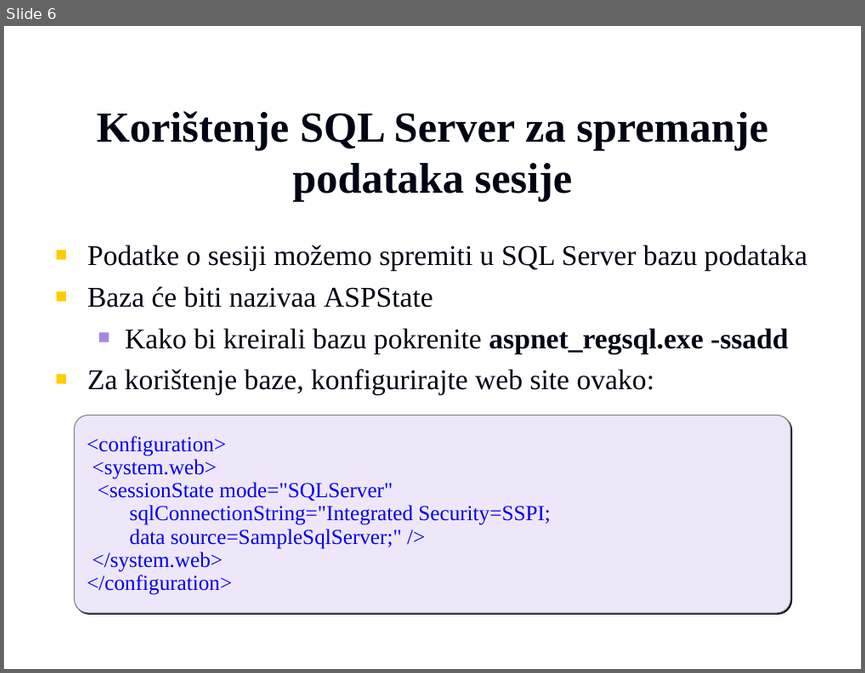
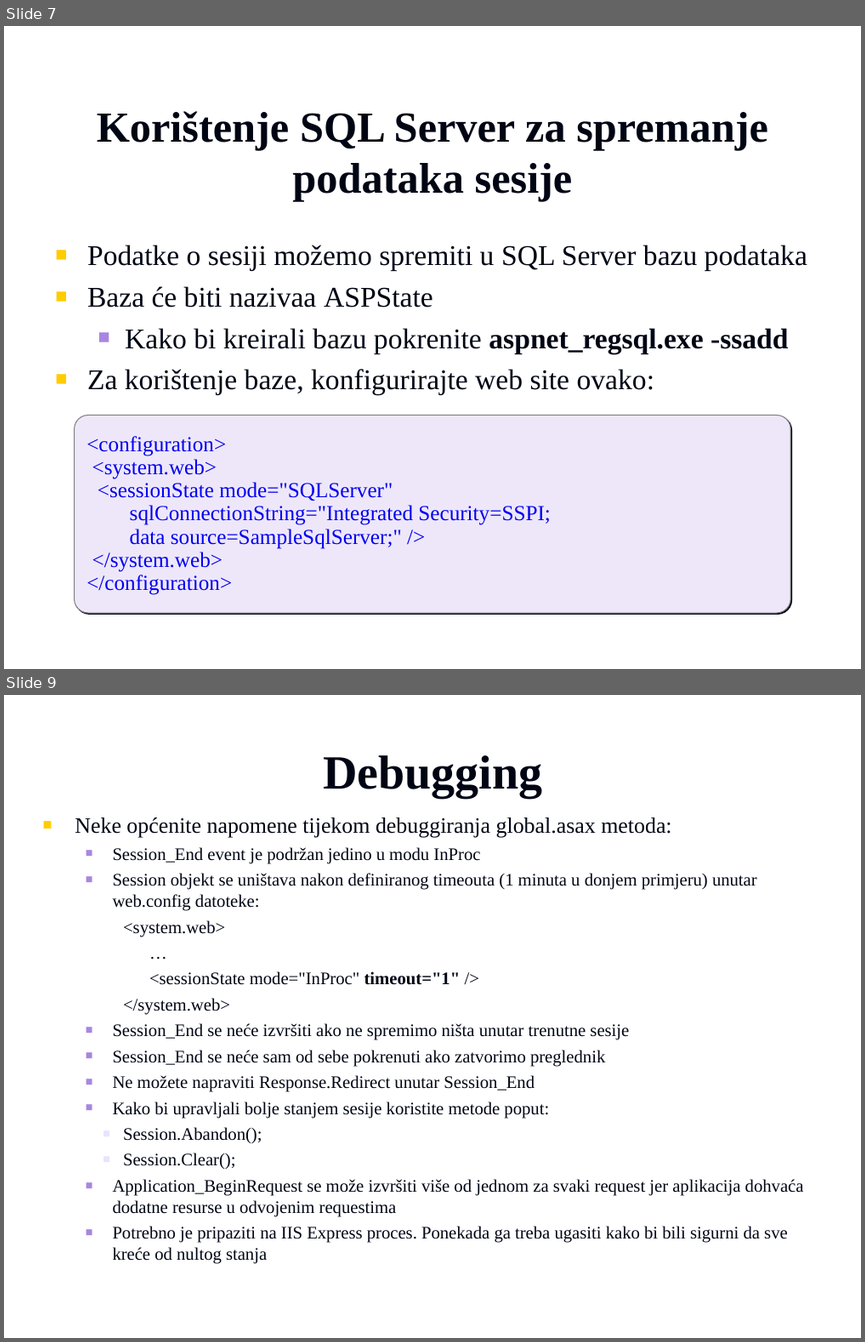
Before and after one commit to vzdesic/PZI, a slide deck: PPTs/15 MVC state management.ppt. Shown one above the other, each under a label of ours: slide 6 before the commit, slides 7 and 9 after it; the slides between them are not shown. The pictures are 865x673 and 865x1342 pixels, drawn with LibreOffice and Linux fonts; fonts in the diff are those of the drawing; background and template pictures are left out. Boxes give left, top, right and bottom in pixels: in the first picture for what was removed or moved away, otherwise in the second. Text is boxed around its words. In the diff, an @@ line names an element or a change of style, - is before the commit and + after.

Commit message:
New updates, state management, areas, ...
vzdesic

```diff
--- a/PPTs/15 MVC state management.ppt
+++ b/PPTs/15 MVC state management.ppt
@@ slide 9 added at bbox=[4, 695, 861, 1338], background picture (left out) @@
@@ title added at bbox=[323, 755, 542, 798], 40 pt, text #000514, bold @@
+Debugging
@@ text added at bbox=[75, 817, 804, 1264], 14.8 pt, text #000514 @@
+■ Neke općenite napomene tijekom debuggiranja global.asax metoda:
+  ■ Session_End event je podržan jedino u modu InProc
+  ■ Session objekt se uništava nakon definiranog timeouta (1 minuta u donjem primjeru) unutar web.config datoteke:
+    <system.web>
+    …
+    <sessionState mode="InProc" timeout="1" />
+    </system.web>
+  ■ Session_End se neće izvršiti ako ne spremimo ništa unutar trenutne sesije
+  ■ Session_End se neće sam od sebe pokrenuti ako zatvorimo preglednik
+  ■ Ne možete napraviti Response.Redirect unutar Session_End
+  ■ Kako bi upravljali bolje stanjem sesije koristite metode poput:
+    ■ Session.Abandon();
+    ■ Session.Clear();
+  ■ Application_BeginRequest se može izvršiti više od jednom za svaki request jer aplikacija dohvaća dodatne resurse u odvojenim requestima
+  ■ Potrebno je pripaziti na IIS Express proces. Ponekada ga treba ugasiti kako bi bili sigurni da sve kreće od nultog stanja
@@ what was slide 6 is now slide 7 @@
```
Also in this commit, not shown: 1 slide changed, 2 other slides added, 16 other files.
